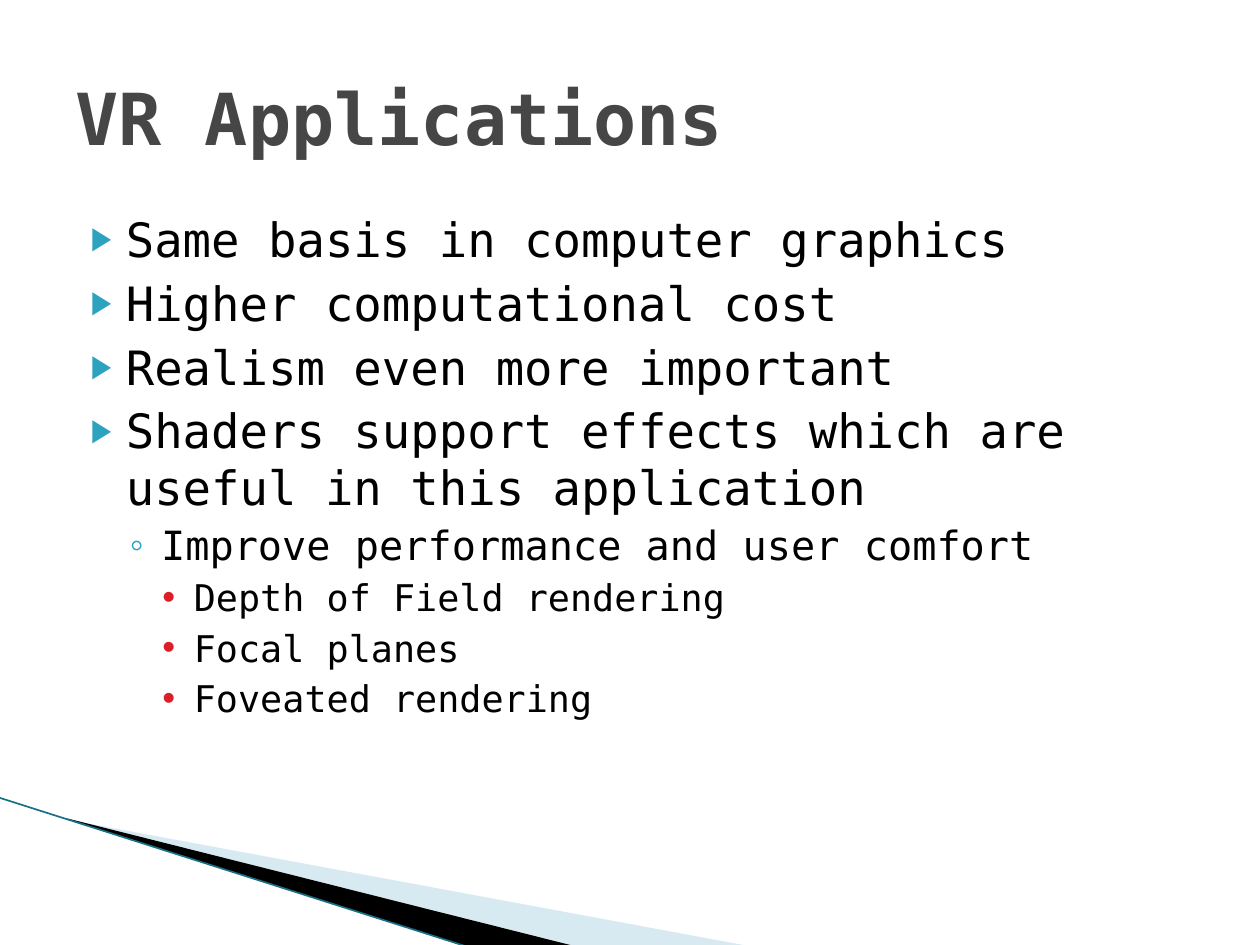
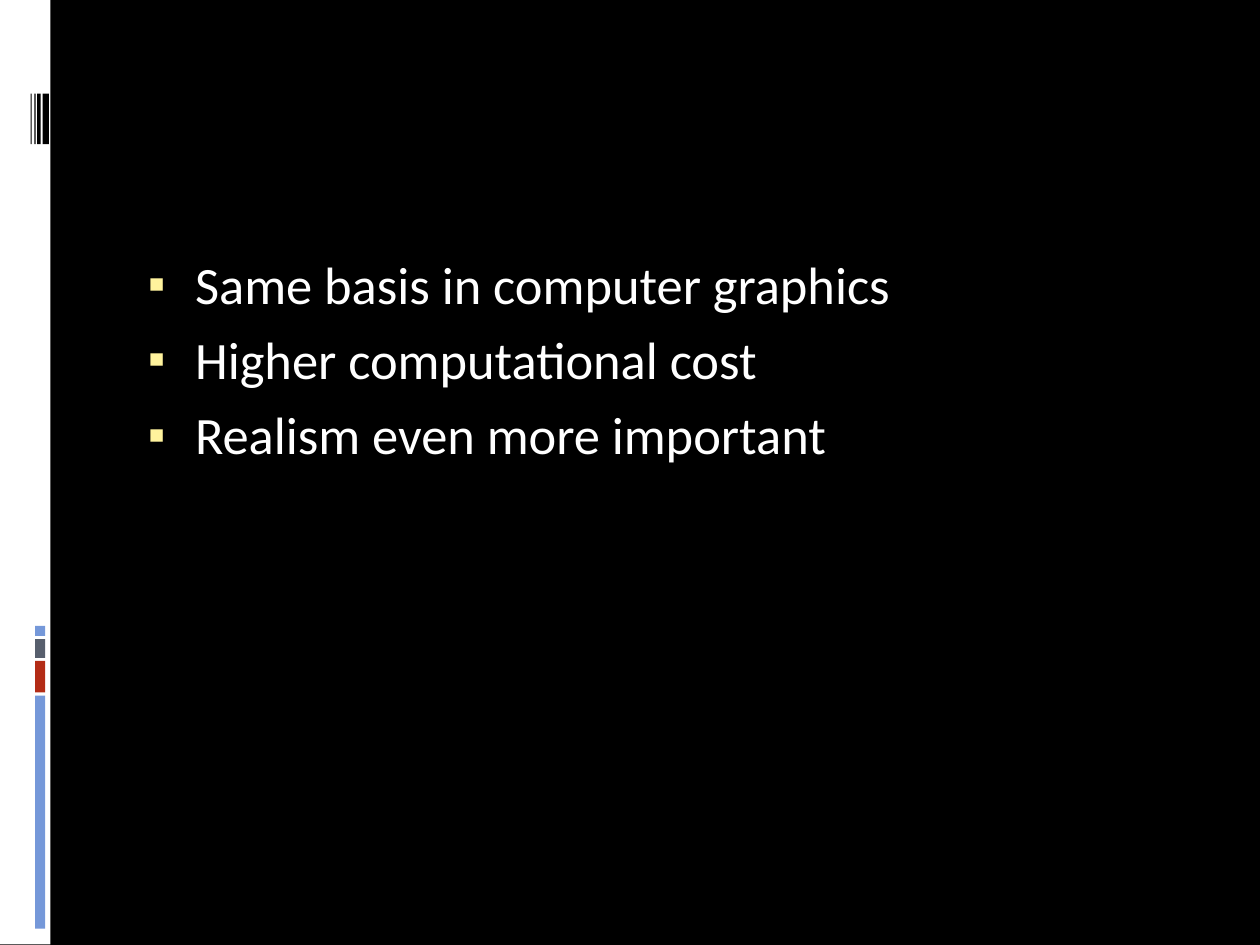
Before and after one commit to stanman8264/cg2f2017cs, a slide deck: slide 22 of CG2F2017CS_Presentation.pptx (slide 18 before the commit). Drawn at 1260x945 pixels with LibreOffice and Linux fonts; fonts in the diff are those of the drawing; background and template pictures are left out. Boxes give left, top, right and bottom in pixels: in the first picture for what was removed or moved away, otherwise in the second. Text is boxed around its words. In the diff, an @@ line names an element or a change of style, - is before the commit and + after.

```diff
--- a/CG2F2017CS_Presentation.pptx
+++ b/CG2F2017CS_Presentation.pptx
@@ background #FFFFFF to #000000 @@
@@ rectangle added at [0,0,50,945], fill #FFFFFF @@
@@ title removed at [75,87,723,160] @@
-VR Applications
@@ rectangle added at [30,93,32,144], fill #000000 @@
@@ rectangle added at [34,93,35,144], fill #000000 @@
@@ rectangle added at [37,93,40,144], fill #000000 @@
@@ rectangle added at [43,93,49,144], fill #000000 @@
@@ text "Same basis in computer graphics": place and size @@
-text "Same basis in computer graphics" at [126,221,1065,720]
+text "Same basis in computer graphics" at [195,267,890,463]
@@ text "Same basis in computer graphics" at [195,267,890,463]: size 27 to 30 pt, font DejaVu Sans Mono to Calibri, text colour #000000 to #FFFFFF; bullet ▶ to ▪; more space between paragraphs; bullet colour #2DA2BF to #FFF39D @@
@@ text at [126,412,1065,720]: paragraphs removed @@
-▶ Shaders support effects which are useful in this application
-  ◦ Improve performance and user comfort
-    • Depth of Field rendering
-    • Focal planes
-    • Foveated rendering
@@ rectangle added at [35,626,45,636], fill #7598D9 @@
@@ rectangle added at [35,639,45,658], fill #575F6D @@
@@ rectangle added at [35,662,45,693], fill #B32C16 @@
@@ rectangle added at [35,696,45,929], fill #7598D9 @@
@@ line removed from (0, 798) to (467, 945) @@
@@ freeform shape removed at [67,818,576,945] @@
@@ freeform shape removed at [69,819,750,945] @@
```
Also in this commit, not shown: 22 other slides changed, 5 slides added.
